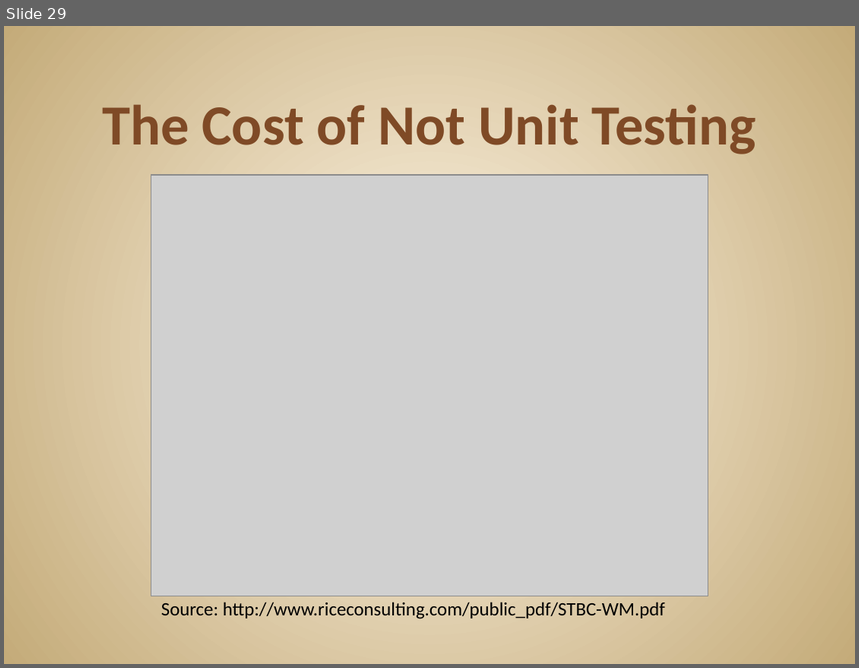
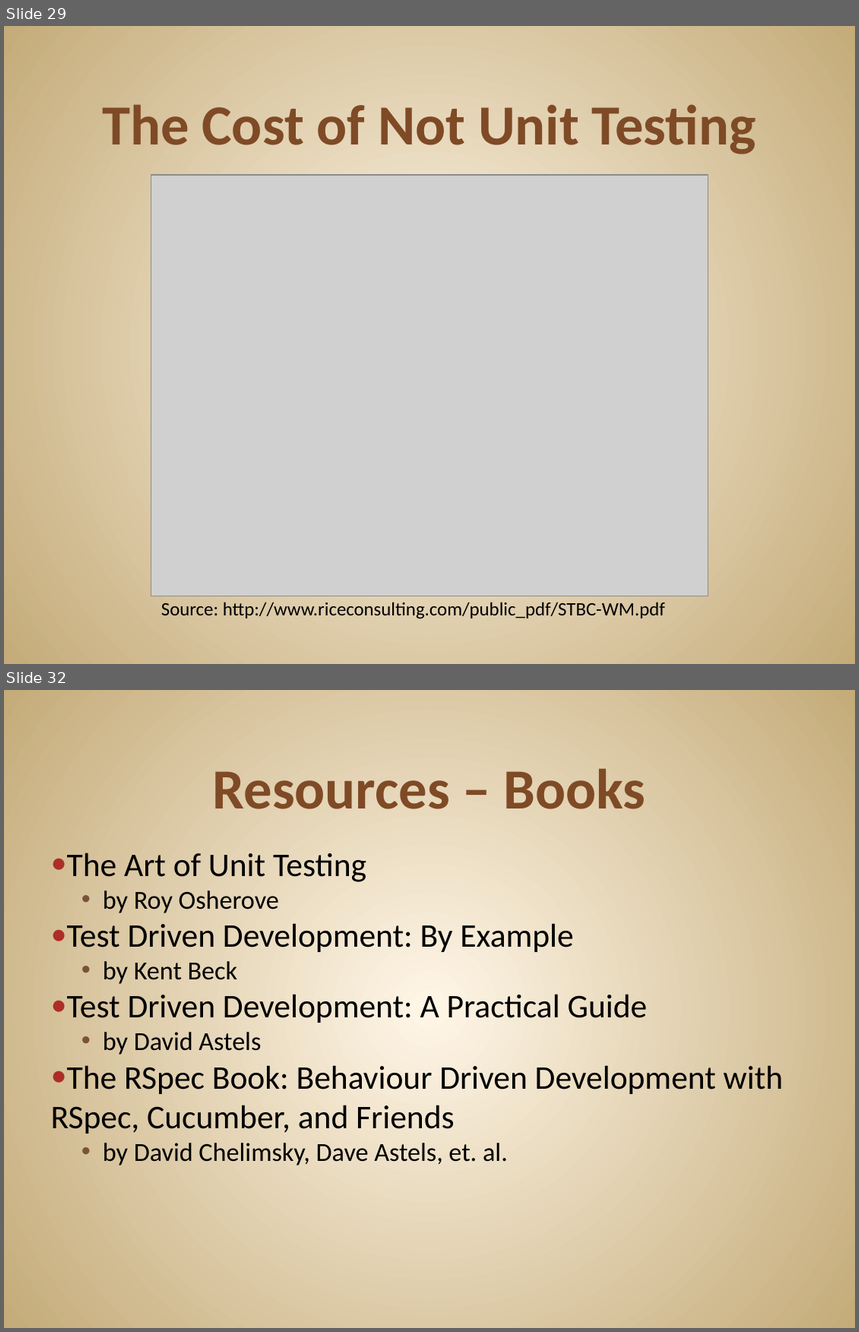
Before and after one commit to JonKruger/TDD-In-Action, a slide deck: TDD In Action.pptx. Shown one above the other, each under a label of ours: slide 29 before the commit, slides 29 and 32 after it; the slides between them are not shown. The pictures are 859x668 and 859x1332 pixels, drawn with LibreOffice and Linux fonts; fonts in the diff are those of the drawing; grey boxes stand for pictures. Boxes give left, top, right and bottom in pixels: in the first picture for what was removed or moved away, otherwise in the second. Text is boxed around its words. In the diff, an @@ line names an element or a change of style, - is before the commit and + after.

```diff
--- a/TDD In Action.pptx
+++ b/TDD In Action.pptx
@@ slide 32 added at (4, 690, 855, 1328), background gradient #FFF7E8 to #C4AA7A @@
@@ title added at (213, 768, 646, 809), 48 pt, text #804B26, bold @@
+Resources – Books
@@ text added at (51, 853, 784, 1166), 28 pt, text #000000 @@
+● The Art of Unit Testing
+  • by Roy Osherove
+● Test Driven Development: By Example
+  • by Kent Beck
+● Test Driven Development: A Practical Guide
+  • by David Astels
+● The RSpec Book: Behaviour Driven Development with RSpec, Cucumber, and Friends
+  • by David Chelimsky, Dave Astels, et. al.
```
Also in this commit, not shown: 5 other slides added, 2 slides removed.
